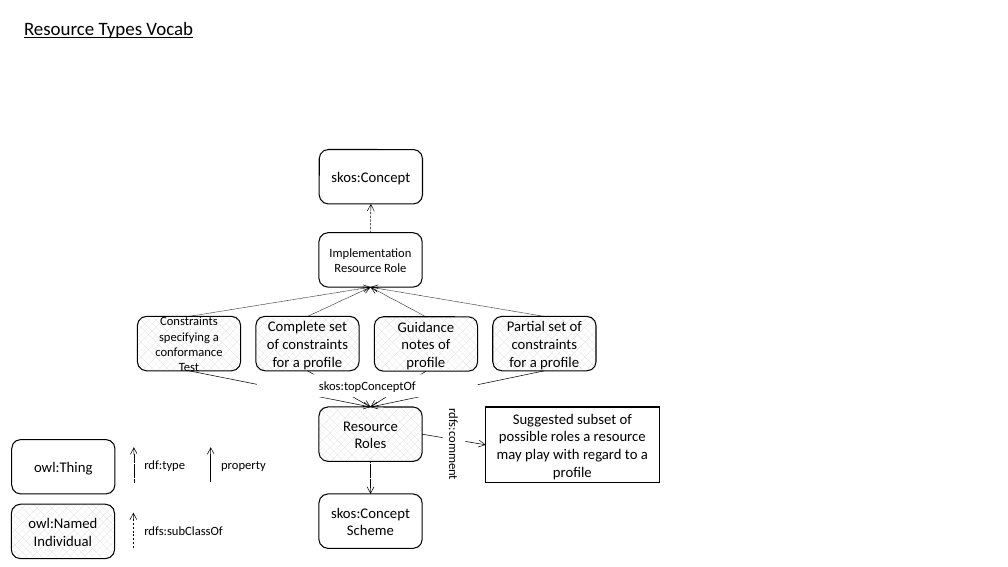
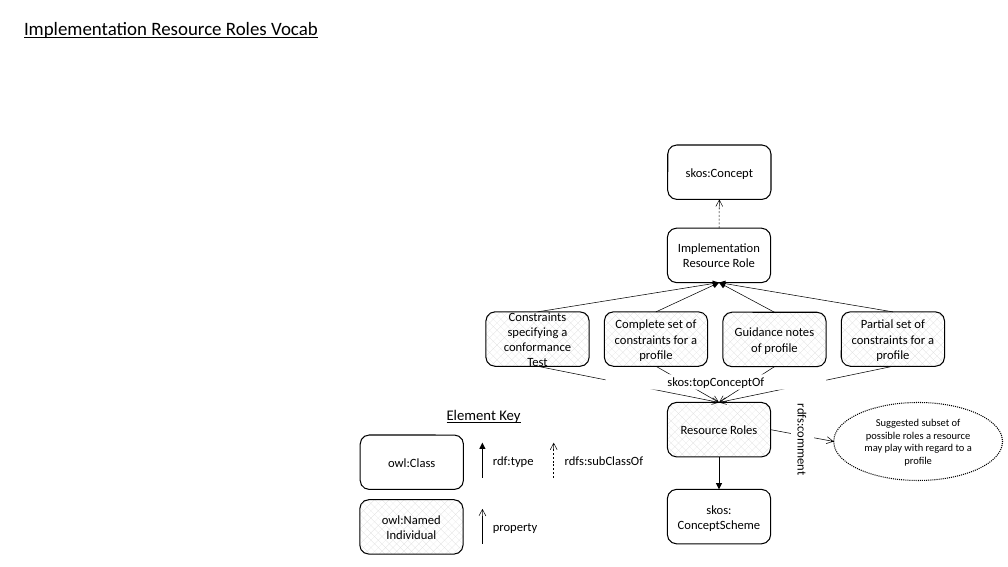
Before and after one commit to w3c/dxwg, a slide deck: slide 2 of profiledesc/profiledesc-diagrams.pptx. Drawn at 1008x567 pixels with LibreOffice and Linux fonts; fonts in the diff are those of the drawing. Boxes give left, top, right and bottom in pixels: in the first picture for what was removed or moved away, otherwise in the second. Text is boxed around its words. In the diff, an @@ line names an element or a change of style, - is before the commit and + after.

Commit message:
updates to profiledesc documentation

```diff
--- a/profiledesc/profiledesc-diagrams.pptx
+++ b/profiledesc/profiledesc-diagrams.pptx
@@ text at <box>24,22,318,38</box>: text changed @@
-Resource Types Vocab
+Implementation Resource Roles Vocab
@@ arrow (538, 312) - (719, 283): stroke #000000 0.5 pt dashed to #000000 0.5 pt; arrowheads changed @@
@@ arrow (656, 312) - (719, 283): stroke #000000 0.5 pt dashed to #000000 0.5 pt; arrowheads changed @@
@@ 12 arrows, 10 rounded rectangles, 1 text, 1 rectangle: place and size @@
-12 arrows, 10 rounded rectangles, 1 text, 1 rectangle at <box>11,150,597,559</box>
+12 arrows, 10 rounded rectangles, 1 text, 1 rectangle at <box>360,145,945,554</box>
@@ arrow (893, 312) - (719, 283): stroke #000000 0.5 pt dashed to #000000 0.5 pt; arrowheads changed @@
@@ arrow (774, 312) - (719, 283): stroke #000000 0.5 pt dashed to #000000 0.5 pt; arrowheads changed @@
@@ text "skos:topConceptOf" rewrapped from <box>257,374,477,397</box> to <box>667,377,764,390</box> @@
@@ text added at <box>447,409,520,423</box>, 14 pt, text #000000, underline @@
+Element Key
@@ ellipse "Suggested subset of possible roles ...": place and size @@
-ellipse "Suggested subset of possible roles ..." at <box>485,407,659,482</box>
+ellipse "Suggested subset of possible roles ..." at <box>834,402,1003,480</box>
@@ ellipse "Suggested subset of possible roles ..." at <box>834,402,1003,480</box>: size 14 to 10 pt; rectangle to ellipse; outline #000000 1 pt to #000000 1 pt dashed @@
@@ arrow (482, 478) - (482, 443): stroke #000000 0.5 pt dashed to #000000 0.5 pt; arrowheads changed @@
@@ arrow moved from (133, 548) - (133, 513) to (554, 478) - (554, 443) @@
@@ text "rdfs:subClassOf": place and size @@
-text "rdfs:subClassOf" at <box>144,526,223,535</box>
+text "rdfs:subClassOf" at <box>565,456,644,465</box>
@@ text in rounded rectangle at <box>388,458,435,467</box>: text changed; size 14 to 12 pt @@
-owl:Thing
+owl:Class
@@ arrow (719, 457) - (719, 489): stroke #000000 0.5 pt dashed to #000000 0.5 pt; arrowheads changed @@
@@ size 14 to 12 pt in 6 elements at <box>668,145,771,200</box>, <box>604,312,708,367</box>, <box>723,312,827,367</box>, <box>842,312,945,367</box>, <box>668,402,771,457</box>, <box>360,500,464,554</box> @@
@@ arrow moved from (211, 482) - (211, 448) to (482, 544) - (482, 509) @@
@@ text in rounded rectangle at <box>678,505,761,531</box>: text changed; size 14 to 12 pt @@
-skos:ConceptScheme
+skos:
+ConceptScheme
@@ text "property": place and size @@
-text "property" at <box>221,461,266,471</box>
+text "property" at <box>493,523,538,533</box>
```
Also in this commit, not shown: 1 other slide changed, 2 slides added, 19 other files.
